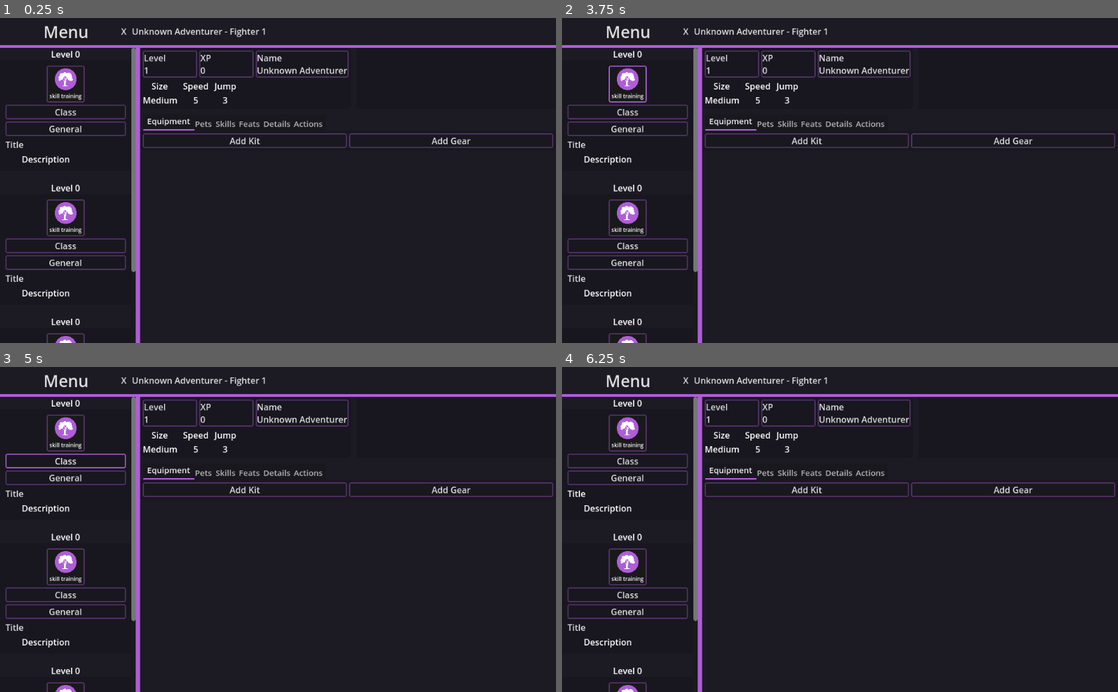
Above: before the commit, frames 1-4 (two rows, left to right).
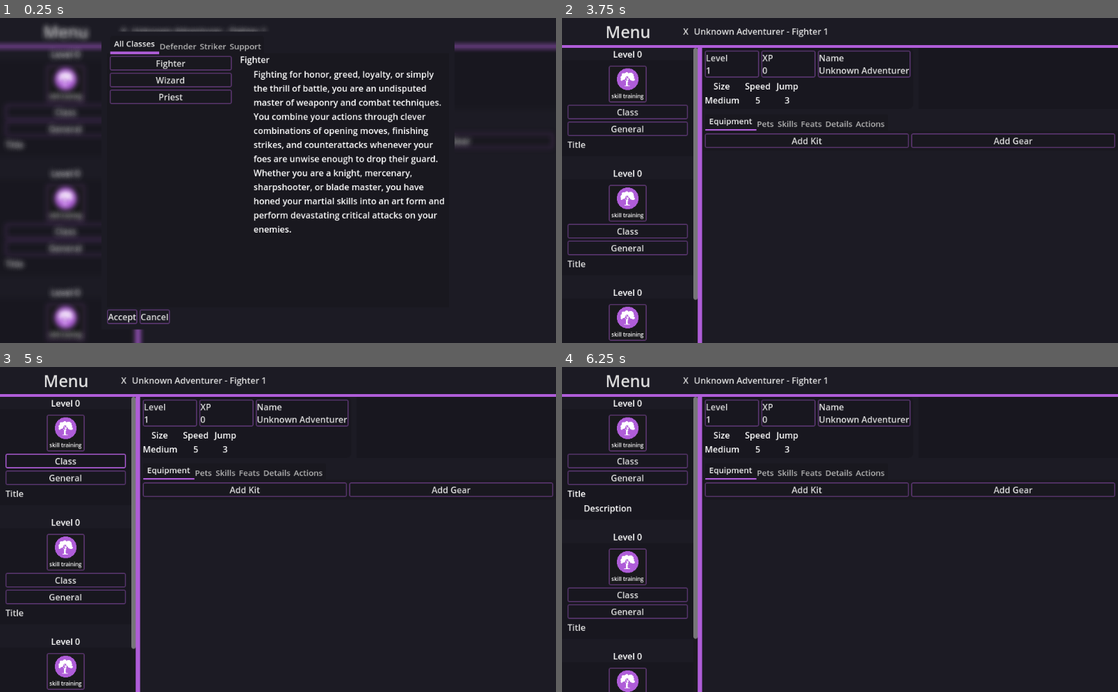
Above: after the commit, the same moments.

Repository: RaspberryTaster/Character-Builder
Game: Godot game, scene res://scenes/main/main.tscn
Same seed, same stepped clock (60 frames per second), same inputs: the game is played once before the commit and once after it.
Inputs (mouse positions are in pixels of both pictures, inside the frame that each line leads up to):
- Up to frame 1 (0.25 s): no input
- Up to frame 2 (3.75 s): click (840, 180) at 0.52 s; click (684, 317) at 1.25 s, where only the run after the commit has a clickable "Accept"; click (684, 317) at 2 s, where only the run after the commit has a clickable "Accept"; click "Unknown Adventurer - Fighter 1" at 2.75 s; click (628, 83) at 3.52 s
- Up to frame 3 (5 s): click "Class" at 4.25 s
- Up to frame 4 (6.25 s): click "General" at 5 s; click "Title" at 5.75 s

The runs differ from the first frame. In frame 1, 14% of the frame differs, in the area x 0-100%, y 2-100%; in frame 2, 2.4%; in frame 3, 2.3%; in frame 4, 0.5%.

Commit message:
ui

Diff:
--- a/scenes/main/main.tscn
+++ b/scenes/main/main.tscn
@@ -1,8 +1,8 @@
-[gd_scene load_steps=27 format=3 uid="uid://g4pmy31y0xbp"]
+[gd_scene load_steps=26 format=3 uid="uid://g4pmy31y0xbp"]
 
 [ext_resource type="PackedScene" uid="uid://irtegg4cfjbh" path="res://scenes/ui/build_section_container/build_section_container.tscn" id="1_3ykpv"]
 [ext_resource type="PackedScene" uid="uid://clthlem2uwuun" path="res://scenes/ui/border_button/border_button.tscn" id="1_s3g32"]
-[ext_resource type="Shader" path="res://shaders/gaussian_blur.gdshader" id="3_litnj"]
+[ext_resource type="PackedScene" uid="uid://csulei2tvnc2y" path="res://scenes/ui/blinder/blinder.tscn" id="3_11lai"]
 [ext_resource type="PackedScene" uid="uid://b23m7lig0mm3f" path="res://scenes/ui/class_menu/class_menu.tscn" id="4_ygdeu"]
 
 [sub_resource type="StyleBoxEmpty" id="StyleBoxEmpty_734y0"]
@@ -95,13 +95,6 @@
 
 [sub_resource type="StyleBoxEmpty" id="StyleBoxEmpty_k1c2y"]
 
-[sub_resource type="ShaderMaterial" id="ShaderMaterial_cbsvo"]
-shader = ExtResource("3_litnj")
-shader_parameter/blur_type = 0
-shader_parameter/blur_amount = 9
-shader_parameter/blur_radius = 1.0
-shader_parameter/blur_direction = Vector2(1, 0)
-
 [node name="Main" type="Node"]
 
 [node name="CanvasLayer" type="CanvasLayer" parent="."]
@@ -403,18 +396,10 @@
 layout_mode = 2
 theme_override_styles/tab_selected = SubResource("StyleBoxEmpty_2g6yf")
 
-[node name="Blinder" type="ColorRect" parent="CanvasLayer/Background"]
-visible = false
-material = SubResource("ShaderMaterial_cbsvo")
-layout_mode = 1
-anchors_preset = 15
-anchor_right = 1.0
-anchor_bottom = 1.0
-grow_horizontal = 2
-grow_vertical = 2
-
-[node name="ColorRect" type="ColorRect" parent="CanvasLayer/Background"]
-visible = false
+[node name="Blinder" parent="CanvasLayer/Background" instance=ExtResource("3_11lai")]
+layout_mode = 1
+
+[node name="ColorRect" type="ColorRect" parent="CanvasLayer/Background" groups=["menu"]]
 custom_minimum_size = Vector2(650, 550)
 layout_mode = 1
 anchors_preset = 8
--- /dev/null
+++ b/scenes/ui/blinder/blinder.gd
@@ -0,0 +1,18 @@
+extends ColorRect
+
+
+# Called when the node enters the scene tree for the first time.
+func _ready():
+	pass # Replace with function body.
+
+
+# Called every frame. 'delta' is the elapsed time since the previous frame.
+func _process(delta):
+	pass
+
+
+func _on_texture_button_pressed():
+	var menus = get_tree().get_nodes_in_group("menu")
+	for i in menus:
+		i.visible = false
+	visible = false
--- /dev/null
+++ b/scenes/ui/blinder/blinder.tscn
@@ -0,0 +1,30 @@
+[gd_scene load_steps=4 format=3 uid="uid://csulei2tvnc2y"]
+
+[ext_resource type="Shader" path="res://shaders/gaussian_blur.gdshader" id="1_0pl1m"]
+[ext_resource type="Script" path="res://scenes/ui/blinder/blinder.gd" id="2_3cpk8"]
+
+[sub_resource type="ShaderMaterial" id="ShaderMaterial_cbsvo"]
+shader = ExtResource("1_0pl1m")
+shader_parameter/blur_type = 0
+shader_parameter/blur_amount = 9
+shader_parameter/blur_radius = 1.0
+shader_parameter/blur_direction = Vector2(1, 0)
+
+[node name="Blinder" type="ColorRect"]
+material = SubResource("ShaderMaterial_cbsvo")
+anchors_preset = 15
+anchor_right = 1.0
+anchor_bottom = 1.0
+grow_horizontal = 2
+grow_vertical = 2
+script = ExtResource("2_3cpk8")
+
+[node name="TextureButton" type="TextureButton" parent="."]
+layout_mode = 1
+anchors_preset = 15
+anchor_right = 1.0
+anchor_bottom = 1.0
+grow_horizontal = 2
+grow_vertical = 2
+
+[connection signal="pressed" from="TextureButton" to="." method="_on_texture_button_pressed"]
--- a/scenes/ui/expandable_free_feat_button/expandable_free_feat_button.tscn
+++ b/scenes/ui/expandable_free_feat_button/expandable_free_feat_button.tscn
@@ -34,6 +34,7 @@
 alignment = 0
 
 [node name="MarginContainer" type="MarginContainer" parent="VBoxContainer"]
+visible = false
 layout_mode = 2
 theme_override_constants/margin_left = 30
 
